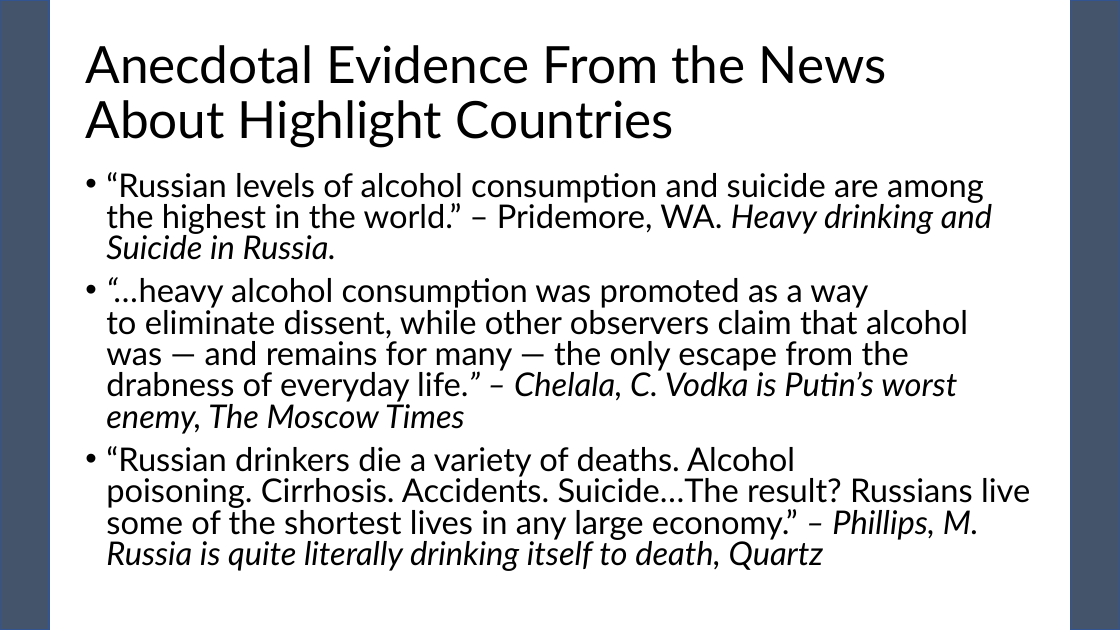
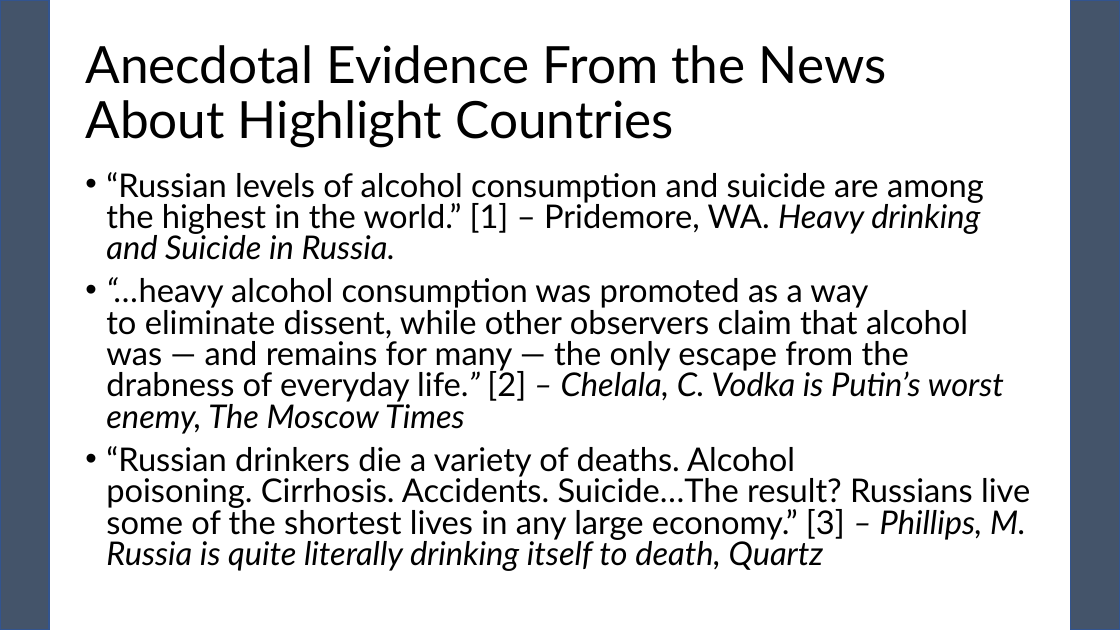
Before and after one commit to pewilliams/regression-mei-team-proj, a slide deck: slide 9 of presentation/Team-25_Sam.pptx (slide 6 before the commit). Drawn at 1120x630 pixels with LibreOffice and Linux fonts; fonts in the diff are those of the drawing. Boxes give left, top, right and bottom in pixels: in the first picture for what was removed or moved away, otherwise in the second. Text is boxed around its words. In the diff, an @@ line names an element or a change of style, - is before the commit and + after.

```diff
--- a/presentation/Team-25_Sam.pptx
+++ b/presentation/Team-25_Sam.pptx
@@ text at box(106, 172, 1030, 571): text changed @@
-• “Russian levels of alcohol consumption and suicide are among the highest in the world.” – Pridemore, WA. Heavy drinking and Suicide in Russia.
-• “…heavy alcohol consumption was promoted as a way to eliminate dissent, while other observers claim that alcohol was — and remains for many — the only escape from the drabness of everyday life.” – Chelala, C. Vodka is Putin’s worst enemy, The Moscow Times
-• “Russian drinkers die a variety of deaths. Alcohol poisoning. Cirrhosis. Accidents. Suicide…The result? Russians live some of the shortest lives in any large economy.” – Phillips, M. Russia is quite literally drinking itself to death, Quartz
+• “Russian levels of alcohol consumption and suicide are among the highest in the world.” [1] – Pridemore, WA. Heavy drinking and Suicide in Russia.
+• “…heavy alcohol consumption was promoted as a way to eliminate dissent, while other observers claim that alcohol was — and remains for many — the only escape from the drabness of everyday life.” [2] – Chelala, C. Vodka is Putin’s worst enemy, The Moscow Times
+• “Russian drinkers die a variety of deaths. Alcohol poisoning. Cirrhosis. Accidents. Suicide…The result? Russians live some of the shortest lives in any large economy.” [3] – Phillips, M. Russia is quite literally drinking itself to death, Quartz
```
Also in this commit, not shown: 3 other slides changed, 4 slides added, 1 other file.
